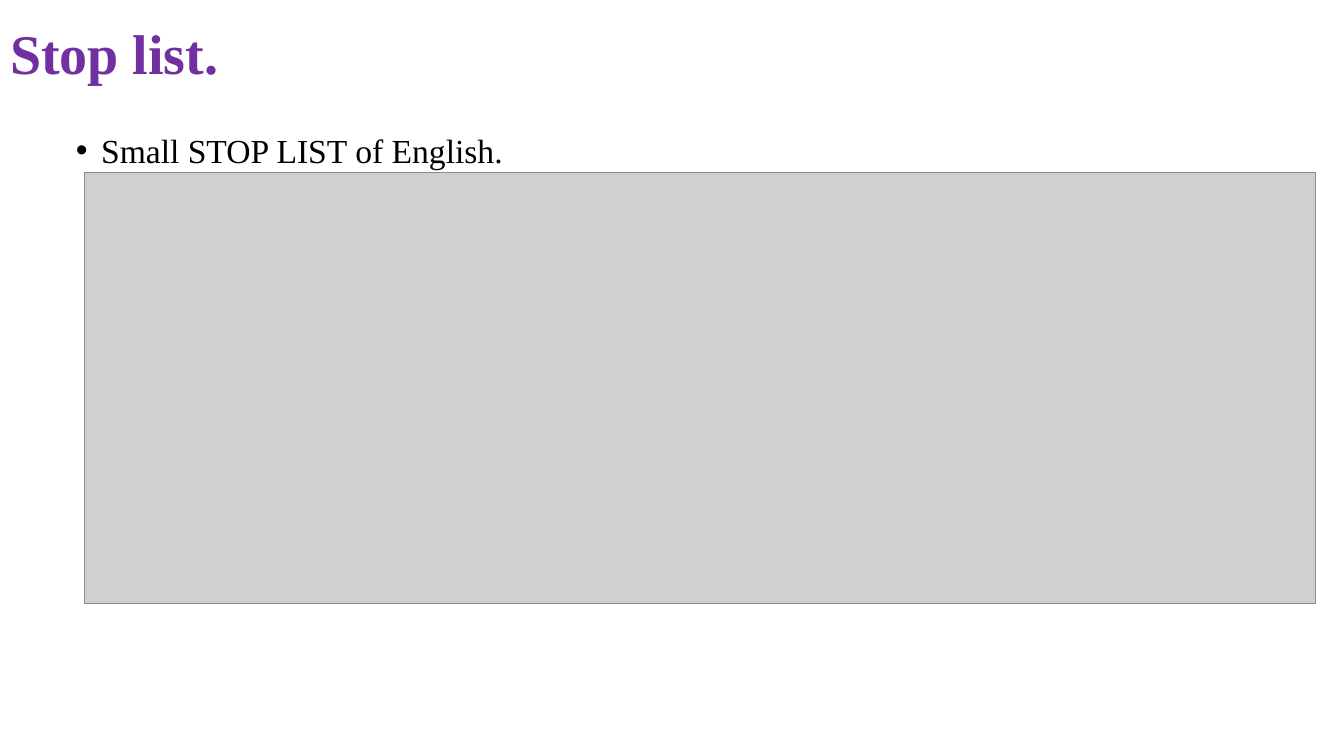
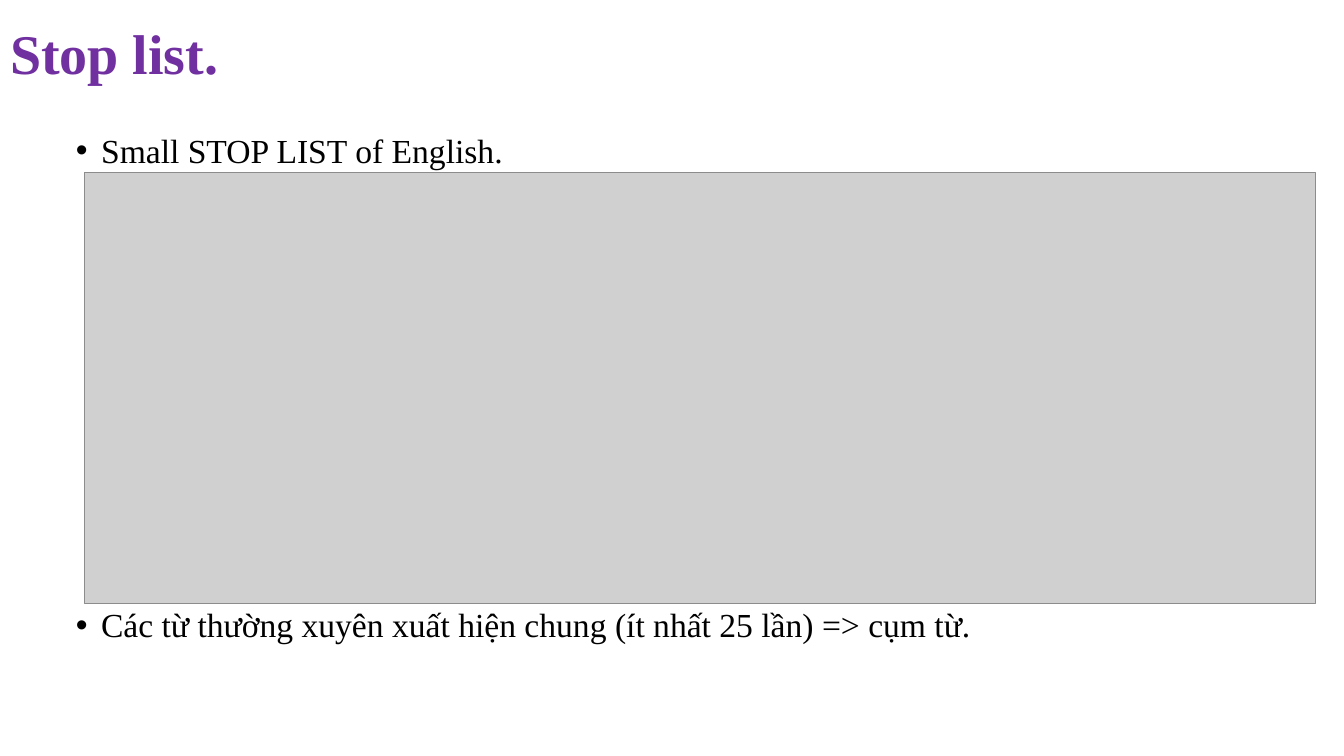
Before and after one commit to NghiLamPhuc/NLP., a slide deck: slide 5 of IR/Presentation1.pptx. Drawn at 1344x756 pixels with LibreOffice and Linux fonts; fonts in the diff are those of the drawing; grey boxes stand for pictures. Boxes give left, top, right and bottom in pixels: in the first picture for what was removed or moved away, otherwise in the second. Text is boxed around its words. In the diff, an @@ line names an element or a change of style, - is before the commit and + after.

```diff
--- a/IR/Presentation1.pptx
+++ b/IR/Presentation1.pptx
@@ text added at box(101, 612, 970, 644), 24 pt, text #000000 @@
+• Các từ thường xuyên xuất hiện chung (ít nhất 25 lần) => cụm từ.
```
Also in this commit, not shown: 4 other slides changed, 2 slides added, 3 other files.
